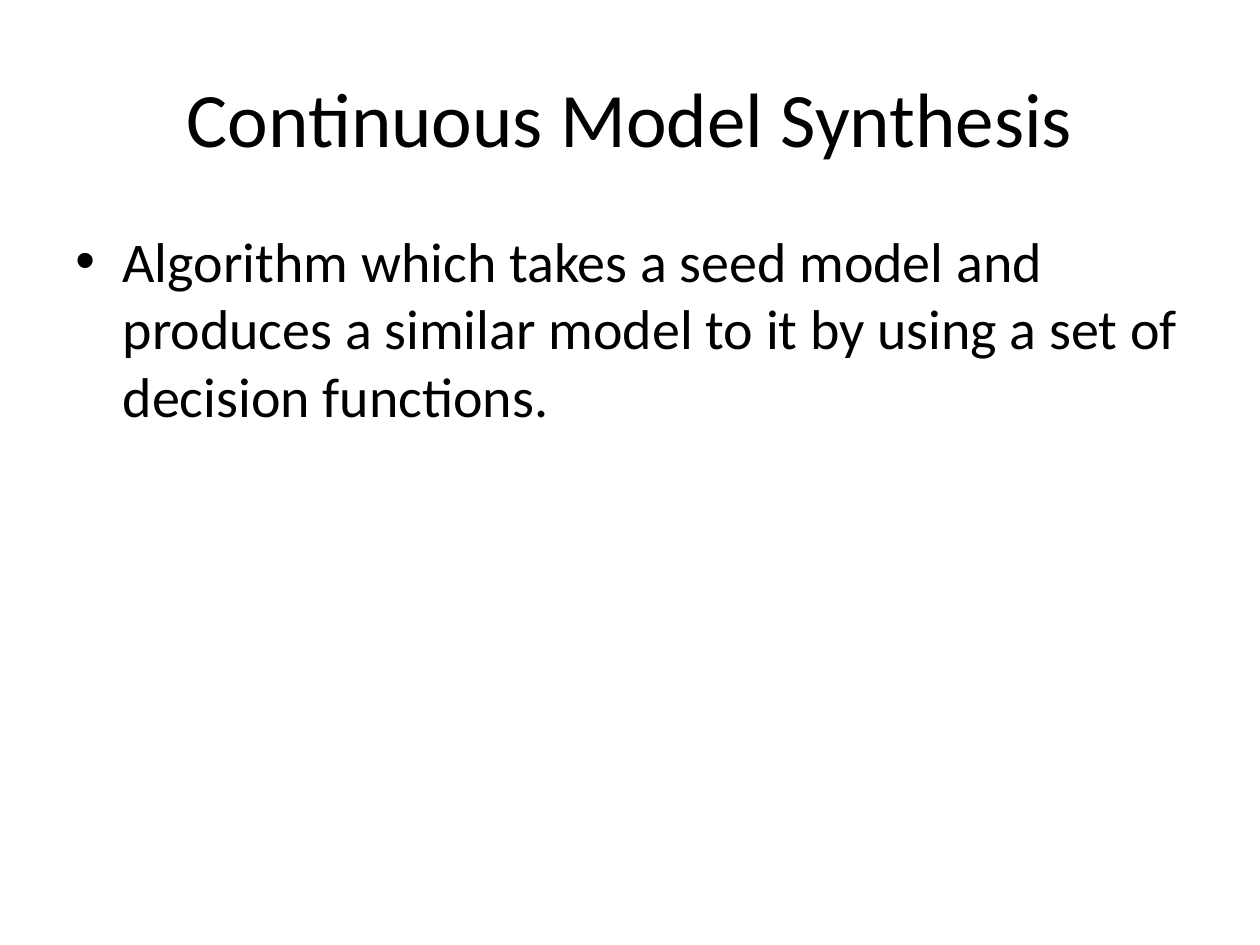
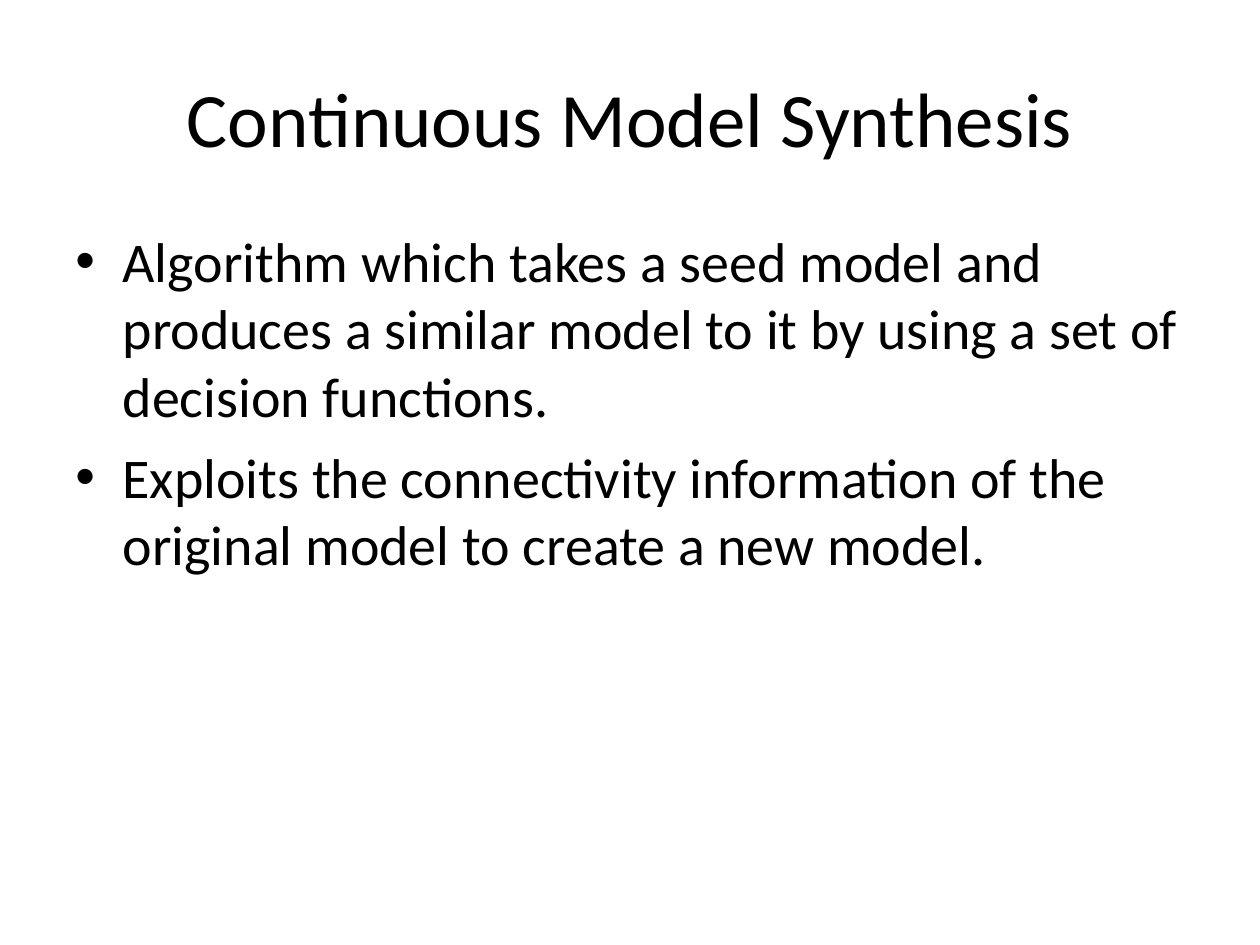
Before and after one commit to reinebold/cs580CMS, a slide deck: slide 3 of Documents/Creating a Procedural City.ppt. Drawn at 1260x945 pixels with LibreOffice and Linux fonts; fonts in the diff are those of the drawing. Boxes give left, top, right and bottom in pixels: in the first picture for what was removed or moved away, otherwise in the second. Text is boxed around its words. In the diff, an @@ line names an element or a change of style, - is before the commit and + after.

```diff
--- a/Documents/Creating a Procedural City.ppt
+++ b/Documents/Creating a Procedural City.ppt
@@ text at box(123, 459, 1106, 575): paragraph added @@
+• Exploits the connectivity information of the original model to create a new model.
```
Also in this commit, not shown: 1 other slide changed, 8 slides added, 3 slides removed, 3 other files.
